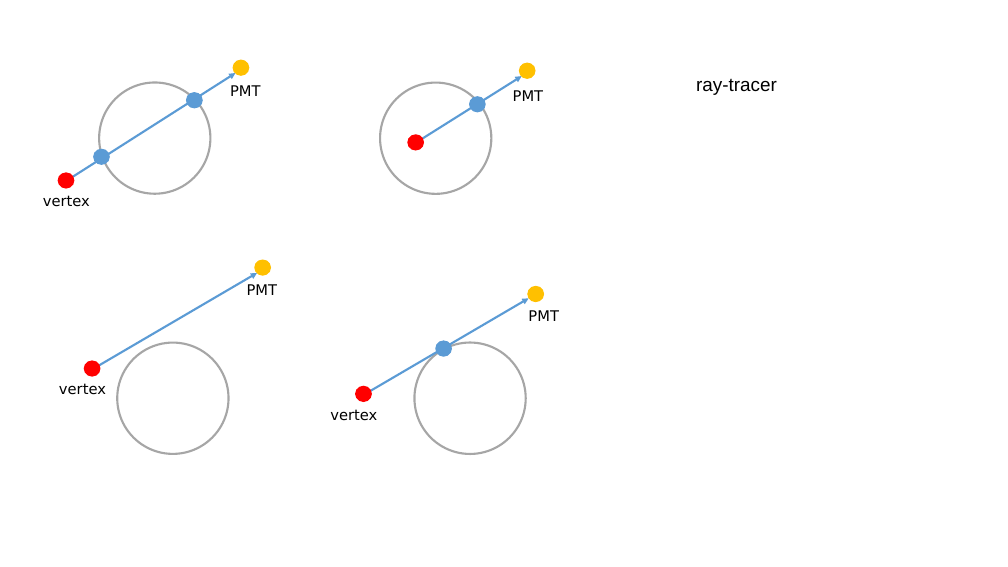
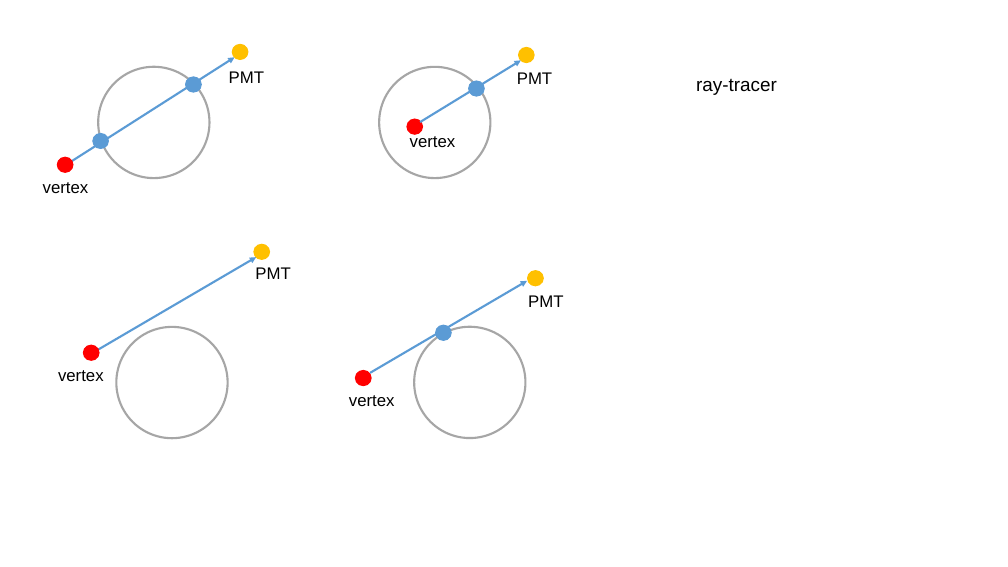
Before and after one commit to jhualberta/thesis, a slide deck: slide 3 of thesisPlots1.ppt. Drawn at 1008x567 pixels with LibreOffice and Linux fonts; fonts in the diff are those of the drawing. Boxes give left, top, right and bottom in pixels: in the first picture for what was removed or moved away, otherwise in the second. Text is boxed around its words. In the diff, an @@ line names an element or a change of style, - is before the commit and + after.

```diff
--- a/thesisPlots1.ppt
+++ b/thesisPlots1.ppt
@@ arrow moved from (414, 144) - (521, 76) to (420, 122) - (521, 60) @@
@@ text "PMT": place and size @@
-text "PMT" at box(513, 90, 544, 101)
+text "PMT" at box(517, 72, 552, 84)
@@ 16 ellipses, 4 texts, 2 arrows: place and size @@
-16 ellipses, 4 texts, 2 arrows at box(43, 60, 559, 453)
+16 ellipses, 4 texts, 2 arrows at box(43, 45, 563, 438)
@@ text added at box(410, 134, 456, 147), 16 pt, text #000000 @@
+vertex
@@ text "PMT": place and size @@
-text "PMT" at box(247, 284, 278, 295)
+text "PMT" at box(255, 267, 290, 279)
@@ arrow moved from (363, 394) - (528, 298) to (370, 373) - (527, 280) @@
@@ size 14 to 16 pt, font DejaVu Sans to Arial in 7 elements at box(43, 182, 89, 193), box(528, 295, 563, 307), box(229, 71, 264, 83), box(58, 370, 104, 381), box(517, 72, 552, 84), box(255, 267, 290, 279), box(349, 395, 395, 406) @@
@@ text "vertex": place and size @@
-text "vertex" at box(330, 409, 377, 421)
+text "vertex" at box(349, 395, 395, 406)
```
Also in this commit, not shown: 2 other slides changed, 9 slides added, 5 slides removed, 31 other files.
